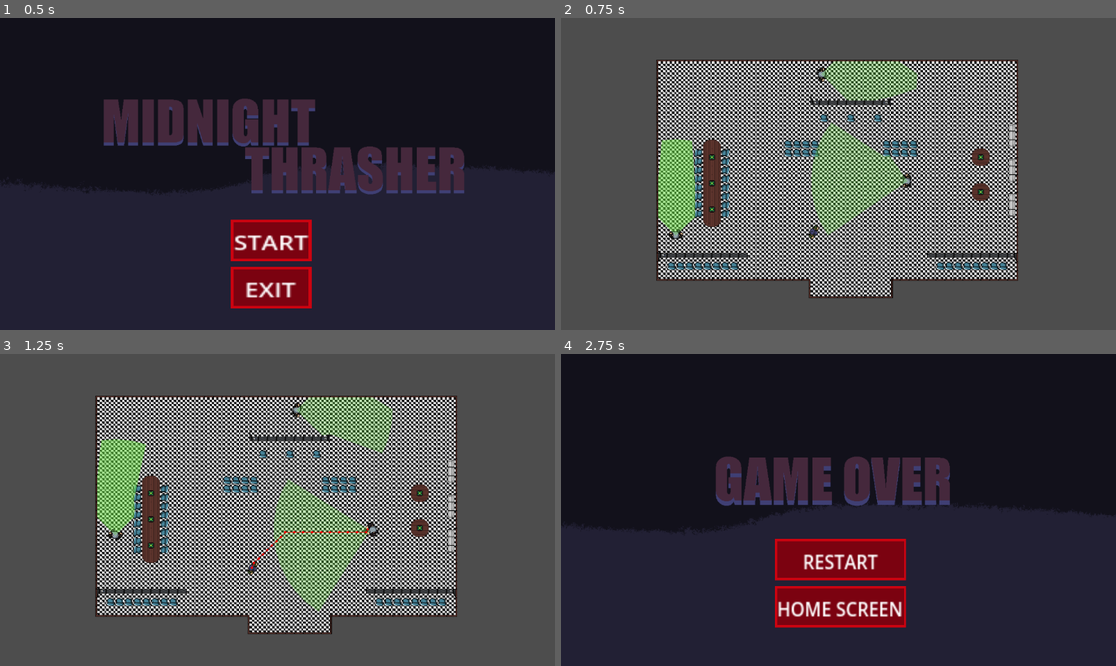
Above: before the commit, frames 1-4 (two rows, left to right).
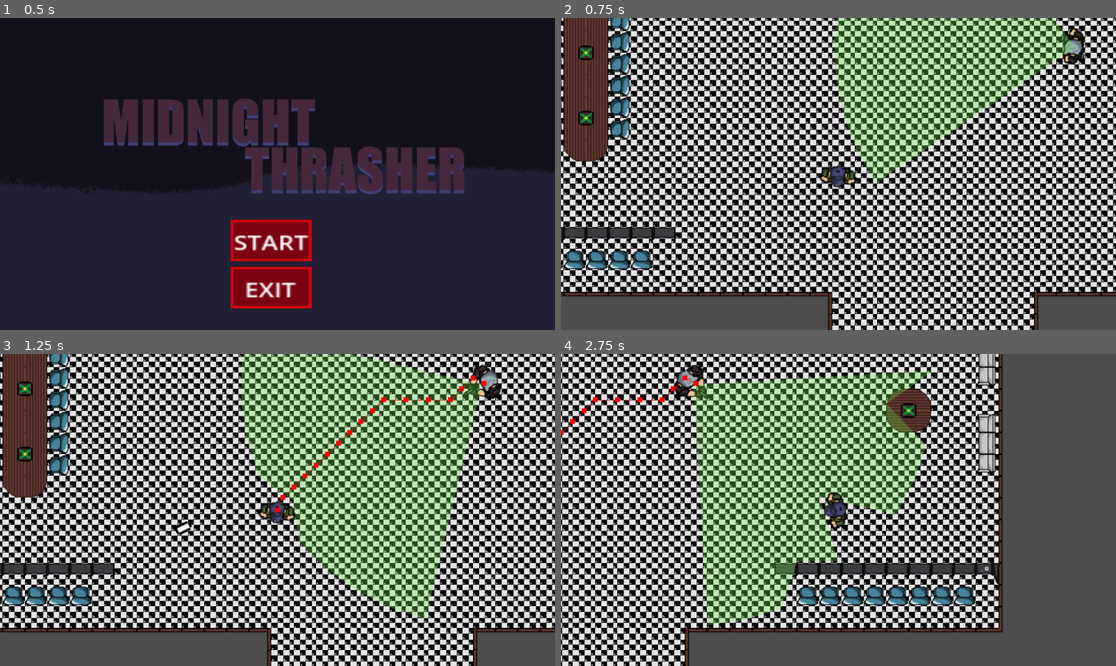
Above: after the commit, the same moments.

Repository: HugoOkumura/Midnight_Thrasher
Game: Godot game, scene res://title/tittle_screen.tscn
The game is run twice, just before and just after one commit, with the same random seed, the same clock (stepped at 60 frames per second) and the same inputs.
Inputs (mouse positions are in pixels of both pictures, inside the frame that each line leads up to):
- Up to frame 1 (0.5 s): no input
- Up to frame 2 (0.75 s): click "START" at 0.5 s
- Up to frame 3 (1.25 s): no input
- Up to frame 4 (2.75 s): tap Enter (ui_accept) at 1.25, 1.52, 2.27 s; move the mouse to (960, 494) at 1.27 s; hold Right (ui_right) from 1.28 s (still down); click (960, 494) at 1.42 s; move the mouse to (727, 525) at 2.02 s

Frame 1 is identical in both runs. In frame 2, 83% of the frame differs, in the area x 0-100%, y 0-100%; in frame 3, 85%; in frame 4, 90%.

Commit message:
arrumando bug do inimigo

Diff:
--- a/Inimigo/Inimigo.gd
+++ b/Inimigo/Inimigo.gd
@@ -25,12 +25,14 @@
 
 
 func move_to_position(target_position: Vector2):
-	var motion = position.direction_to(target_position) * current_speed
+	var direction = (target_position - global_position).normalized()
+	var motion = direction * current_speed
 	nav2d.set_velocity_forced(motion)
 	look_at(target_position)
 	velocity = motion
 	move_and_slide()
 	distance = self.global_position.distance_to(nav_target.global_position)
+
 
 func move_along_path(path: PathFollow2D, delta: float):
 	path.progress += walk_speed * delta
@@ -55,6 +57,10 @@
 func get_distance() -> float:
 	return distance
 
+func set_distance(inimigo_pos: Vector2, jogador_pos: Vector2):
+	distance = inimigo_pos.distance_to(jogador_pos)
+
+
 
 func _on_hitbox_area_entered(area):
 	if area.is_in_group("Dano"):
--- a/Inimigo/InimigoAtaque.gd
+++ b/Inimigo/InimigoAtaque.gd
@@ -28,6 +28,7 @@
 		Transitioned.emit(self, "InimigoSeguir", null)
 
 	time_elapsed += _delta
+	inimigo.set_distance(inimigo.global_position, player_position)
 
 func shoot():
 	time_elapsed = 0
--- a/scenes/andar_1.tscn
+++ b/scenes/andar_1.tscn
@@ -400,3 +400,6 @@
 collision_layer = 31
 collision_mask = 31
 motion_mode = 1
+
+[node name="Camera2D" type="Camera2D" parent="Player"]
+zoom = Vector2(2.5, 2.5)
